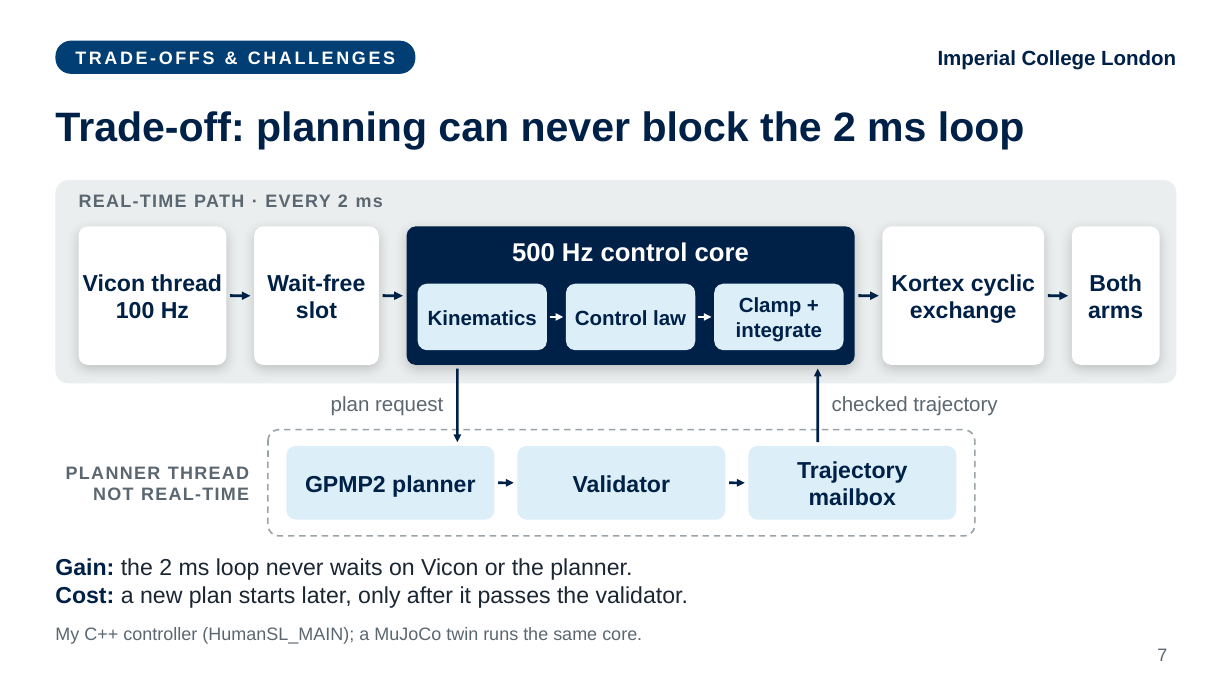
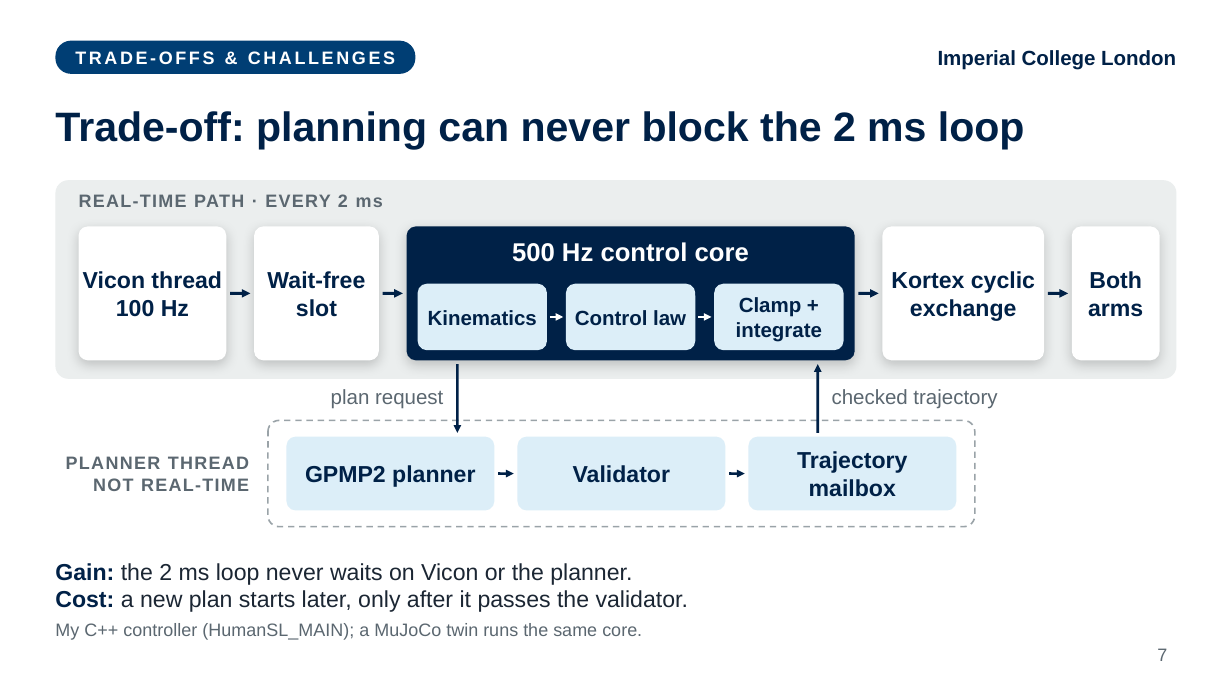
Before and after one commit to fechachris4/HumanSL_MAIN, a slide deck: slide 7 of presentation/World_Stable_Supernumerary_Effectors_Akabueze.pptx. Drawn at 1232x693 pixels with LibreOffice and Linux fonts; fonts in the diff are those of the drawing. Boxes give left, top, right and bottom in pixels: in the first picture for what was removed or moved away, otherwise in the second. Text is boxed around its words. In the diff, an @@ line names an element or a change of style, - is before the commit and + after.

```diff
--- a/presentation/World_Stable_Supernumerary_Effectors_Akabueze.pptx
+++ b/presentation/World_Stable_Supernumerary_Effectors_Akabueze.pptx
@@ rounded rectangle: place and size @@
-rounded rectangle at box(55, 180, 1177, 384)
+rounded rectangle at box(55, 180, 1177, 379)
@@ rounded rectangle "Vicon thread": place and size @@
-rounded rectangle "Vicon thread" at box(79, 226, 226, 365)
+rounded rectangle "Vicon thread" at box(79, 226, 226, 360)
@@ rounded rectangle "Wait-free": place and size @@
-rounded rectangle "Wait-free" at box(254, 226, 379, 365)
+rounded rectangle "Wait-free" at box(254, 226, 379, 360)
@@ proportions changed in 4 elements at box(883, 226, 1044, 360), box(79, 226, 226, 360), box(55, 180, 1177, 379), box(407, 226, 855, 360) @@
@@ rounded rectangle: place and size @@
-rounded rectangle at box(407, 226, 855, 365)
+rounded rectangle at box(407, 226, 855, 360)
@@ rounded rectangle "Kortex cyclic": place and size @@
-rounded rectangle "Kortex cyclic" at box(883, 226, 1044, 365)
+rounded rectangle "Kortex cyclic" at box(883, 226, 1044, 360)
@@ rounded rectangle "Both": place and size @@
-rounded rectangle "Both" at box(1072, 226, 1160, 365)
+rounded rectangle "Both" at box(1072, 226, 1160, 360)
@@ arrow moved from (457, 369) - (457, 443) to (457, 364) - (457, 433) @@
@@ arrow moved from (818, 443) - (818, 369) to (818, 433) - (818, 364) @@
@@ 3 texts: place and size @@
-3 texts at box(55, 396, 997, 644)
+3 texts at box(55, 389, 997, 640)
@@ 4 rounded rectangles, 2 arrows, 1 text: place and size @@
-4 rounded rectangles, 2 arrows, 1 text at box(66, 430, 975, 536)
+4 rounded rectangles, 2 arrows, 1 text at box(66, 421, 975, 527)
@@ text "Gain: the 2 ms loop ...": place and size @@
-text "Gain: the 2 ms loop ..." at box(55, 558, 688, 608)
+text "Gain: the 2 ms loop ..." at box(55, 563, 688, 612)
```
Also in this commit, not shown: 3 other slides changed, 1 other file.
